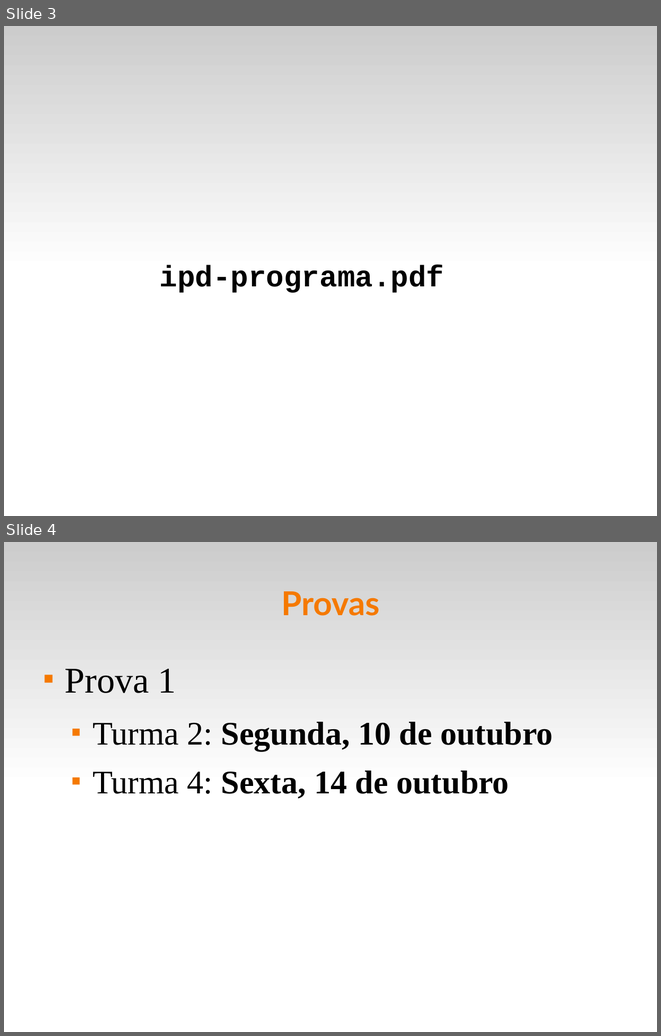
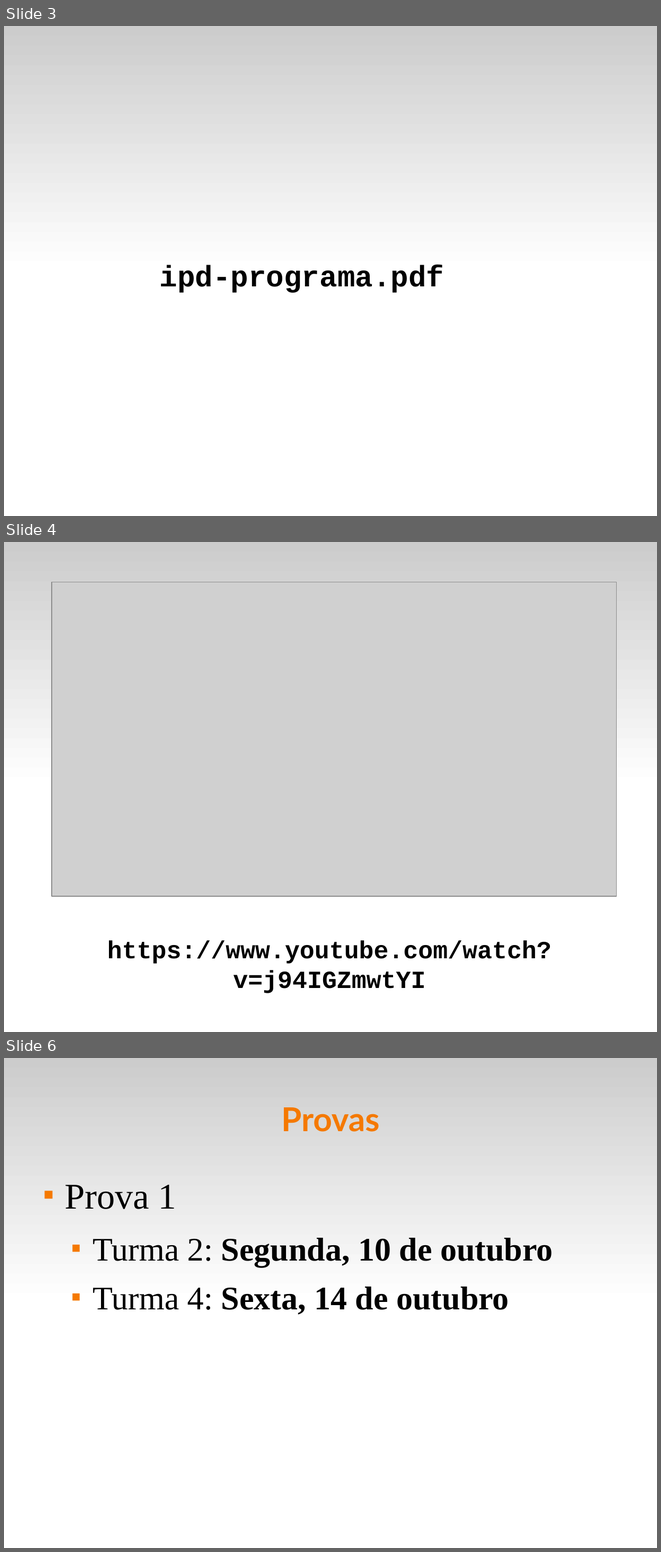
Before and after one commit to fsantanna-uerj/IPD, a slide deck: slides/ipd-00.odp. Shown one above the other, each under a label of ours: slides 3 and 4 before the commit, slides 3, 4 and 6 after it; the slides between them are not shown. The pictures are 661x1036 and 661x1552 pixels, drawn with LibreOffice and Linux fonts; fonts in the diff are those of the drawing; grey boxes stand for pictures. Boxes give left, top, right and bottom in pixels: in the first picture for what was removed or moved away, otherwise in the second. Text is boxed around its words. In the diff, an @@ line names an element or a change of style, - is before the commit and + after.

```diff
--- a/slides/ipd-00.odp
+++ b/slides/ipd-00.odp
@@ slide 4 added at (x1=4, y1=542, x2=657, y2=1032), background #FFFFFF; not listed: 1 template element that a slide beside it also shows @@
@@ picture added at (x1=52, y1=582, x2=617, y2=897) @@
@@ text added at (x1=107, y1=941, x2=551, y2=993), 30 pt, text #000000, bold @@
+https://www.youtube.com/watch?v=j94IGZmwtYI
@@ what was slide 4 is now slide 6 @@
```
Also in this commit, not shown: 1 other slide added, 1 other file.
